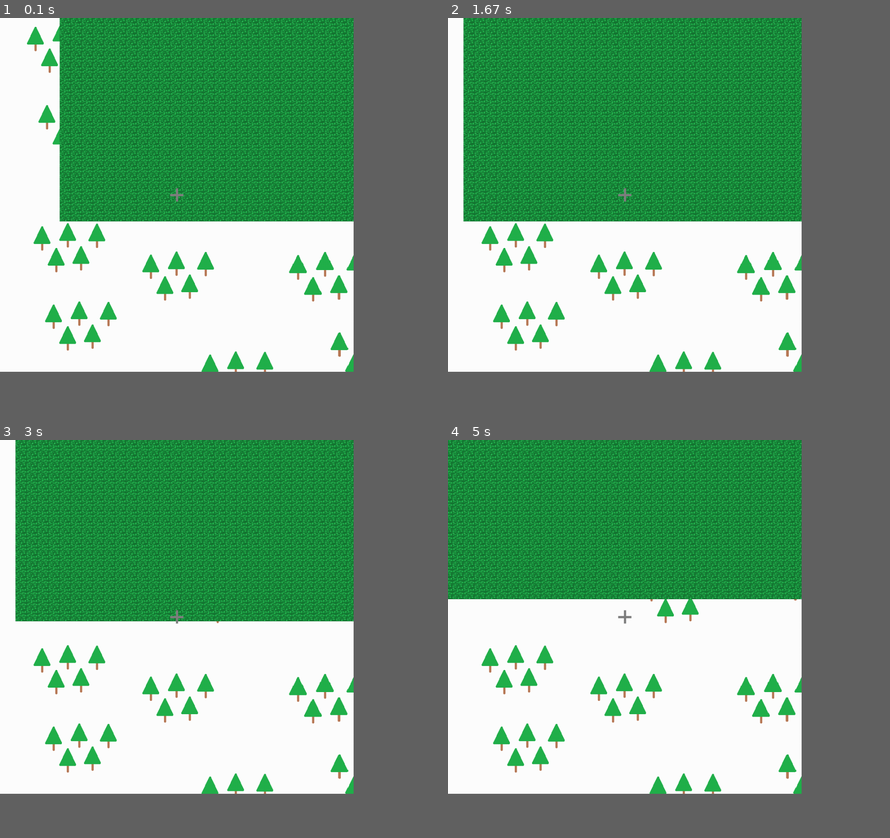
Above: before the commit, frames 1-4 (two rows, left to right).
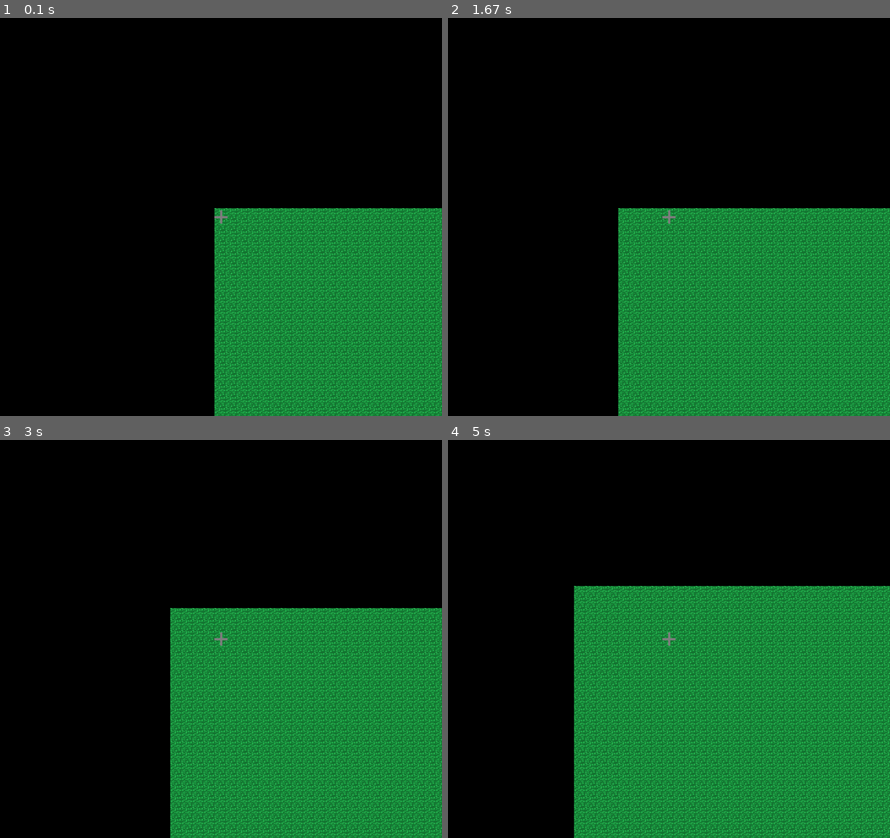
Above: after the commit, the same moments.

Repository: PatrutK/PyGameProject_CityBuilding
Game: pygame game, started from main.py
Two runs of this game, one before a commit and one after it. Both use one fixed random seed, a clock stepped at 60 frames per second and the inputs below.
Inputs:
- Up to frame 1 (0.1 s): no input
- Up to frame 2 (1.67 s): hold Right 0.33-0.8 s; hold Right 1.17-1.63 s
- Up to frame 3 (3 s): hold Down 2.23-2.53 s
- Up to frame 4 (5 s): hold Right 3.4-4.03 s; hold Down 4.07-4.43 s; hold Right from 4.97 s (still down)
In our replay, the window is 720x720 before the commit and 900x810 after it. These sizes can differ from the game's own. Grey fills any space a smaller window leaves; there, only what the larger window draws over its background counts as a difference.

The runs differ from the first frame. In frame 1, 84% of the frame differs, in the area x 0-100%, y 0-100%; in frame 2, 85%; in frame 3, 86%; in frame 4, 88%.

Commit message:
Добавлена функция print_text, выводящая текст на экран, и шрифт

Diff:
--- a/data/map.txt
+++ b/data/map.txt
@@ -1,63 +1,40 @@
-...............................................
-...............................................
-...............................................
-...............................................
-.....................1!!!!!!!!!!!!2...........................................................
-..............................................................................................
-...............................................
-..............................................................................................
-...............................................
-...............................................
-...............................................
-...............................................
-..............................................................................................
-...............................................
-...............................................
-...............................................
-...............................................
-..............................................................................................
-...............................................
-...............................................
-...............................................
-...............................................
-...............................................
-...............................................
-...............................................
-.....................>############<............
-.....................>############<............
-.....................>############<............
-.....................>############<............
-.....................>############<............
-.....@...............>############<............
-.....................>############<............
-.....................>############<............
-.....................>############<............
-.....................>############<............
-.....................>############<............
-.....................3^^^^^^^^^^^^4............
-.....1!!!!!!!!!!!!2............................
-.....>############<............................
-.....>############<............................
-.....>############<............................
-.....3^^^^^^^^^^^^4............................
-...............................................
-...............................................
-...............................................
-...............................................
-...............................................
-...............................................
-...............................................
-...............................................
-...............................................
-...............................................
-...............................................
-...............................................
-...............................................
-...............................................
-...............................................
-...............................................
-...............................................
-...............................................
-...............................................
-...............................................
-...............................................
+..................................................................................................................
+..................................................................................................................
+..................................................................................................................
+..................................................................................................................
+..................................................................................................................
+@.................................................................................................................
+..................................................................................................................
+..................................................................................................................
+..................................................................................................................
+..................................................................................................................
+..................................................................................................................
+..................................................................................................................
+..................................................................................................................
+..................................................................................................................
+..................................................................................................................
+..................................................................................................................
+..................................................................................................................
+..................................................................................................................
+..................................................................................................................
+..................................................................................................................
+..................................................................................................................
+..................................................................................................................
+..................................................................................................................
+..................................................................................................................
+..................................................................................................................
+..................................................................................................................
+..................................................................................................................
+..................................................................................................................
+..................................................................................................................
+..................................................................................................................
+..................................................................................................................
+..................................................................................................................
+..................................................................................................................
+..................................................................................................................
+..................................................................................................................
+..................................................................................................................
+..................................................................................................................
+..................................................................................................................
+..................................................................................................................
+..................................................................................................................
--- a/main.py
+++ b/main.py
@@ -64,6 +64,12 @@
     return new_player, x, y
 
 
+def print_text(message, x, y, font_color=(255, 0, 0), font_type='shrift.ttf', font_size=30):  # вывод текста на экран
+    font_type1 = pygame.font.Font(font_type, font_size)
+    text = font_type1.render(message, True, font_color)
+    screen.blit(text, (x, y))
+
+
 class Tile(pygame.sprite.Sprite):
     def __init__(self, tile_type, pos_x, pos_y):
         super().__init__(tiles_group, all_sprites)
@@ -81,7 +87,7 @@
         super().__init__()
         self.image = load_image('kursor.png', -1)
         self.rect = self.image.get_rect()
-        self.rect = self.rect.move(50 * pos_x, 50 * pos_y)
+        self.rect = self.rect.move(1 * pos_x, 1 * pos_y)
 
         self.add(player_group, all_sprites)
 
@@ -154,7 +160,8 @@
 kursor, level_x, level_y = draw_level(load_level("map.txt"))
 
 if __name__ == '__main__':
-    WIDTH_SIZE, HEIGHT_SIZE = 800, 800
+    pygame.init()
+    WIDTH_SIZE, HEIGHT_SIZE = 1000, 900
     screen = pygame.display.set_mode((WIDTH_SIZE, HEIGHT_SIZE))
 
     clock = pygame.time.Clock()
@@ -195,13 +202,14 @@
             main_build = not main_build
             if main_build:
                 pass
+                # print_text('Режим строительства', 10, 10)
 
         camera.update(kursor)
         for sprite in all_sprites:
             camera.apply(sprite)
 
-        fon_image = load_image('map1.png')
-        screen.blit(fon_image, (0, 0))
+        # fon_image = load_image('map1.png')
+        # screen.blit(fon_image, (0, 0))
         tiles_group.draw(screen)
         player_group.draw(screen)
 
Binary file added: data/shrift.ttf
Binary file added: shrift.ttf
